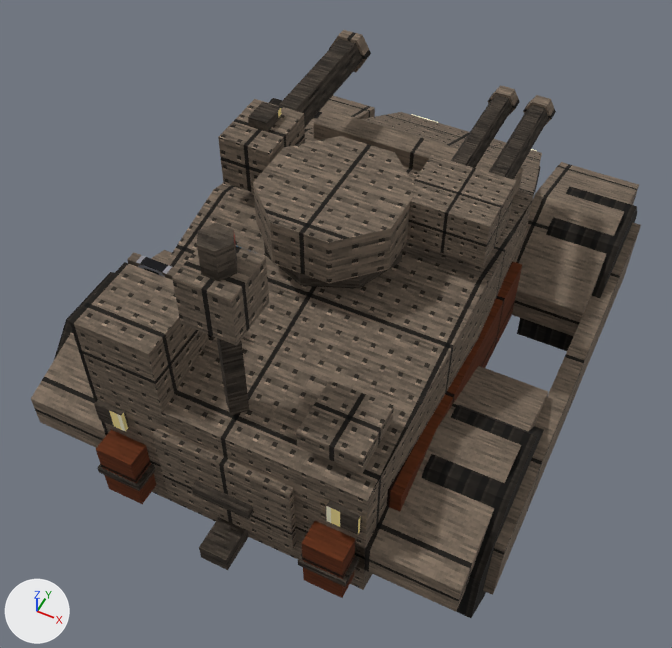
One commit to the Blender file tools/lowforge/models/prairie_dog.blend: the scene before it, then after it.
Before and after are seen from a 50 mm lens placed at (29.6, -67.0, 90.5), pointed at (0.1, -8.0, 16.7). Arrows for +X, +Y and +Z are at lower left; the lights stay in place. The picture after the commit comes second.

Objects in the first picture: 'arch.001', 'arch.002', 'arch.003', 'barrel', 'body', 'launcher', 'muzzle', 'pad', 'rear_hatch', 'receiver', 'receiver.001', 'sensor_head', 'sight', 'skirt', 'turret', 'wheel.003' and 22 more.
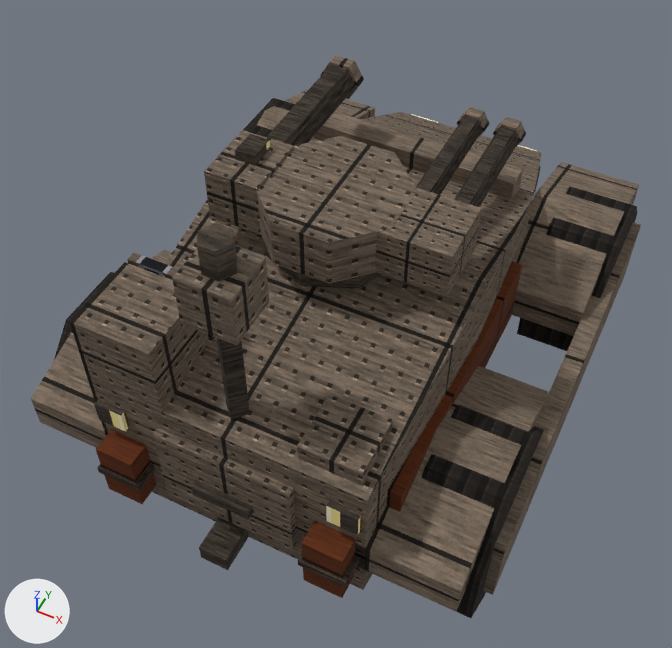
ob_hp_1 is not drawn itself; it is the parent of ob_receiver_001, ob_barrel_001, ob_muzzle_001, ob_barrel_002, ob_muzzle_002, ob_brace.

Changed parts and their boxes (x1, y1, x2, y2) in the pictures (672 x 648 px):
'receiver.001', moved: before (407, 155, 516, 267); after (375, 188, 482, 297)
'receiver', moved: before (218, 99, 305, 193); after (204, 130, 294, 234)
'pad', moved: before (296, 380, 394, 473); after (297, 395, 393, 486)
'barrel', moved: before (278, 39, 363, 127); after (266, 65, 356, 146)
'barrel.002', moved: before (489, 105, 549, 179); after (454, 127, 519, 207)
'barrel.001', moved: before (451, 95, 513, 168); after (416, 117, 482, 195)
'sight', moved: before (248, 102, 282, 132); after (235, 134, 270, 166)
'muzzle', moved: before (329, 30, 371, 72); after (320, 55, 364, 99)
'muzzle.002', moved: before (523, 95, 556, 125); after (493, 117, 526, 148)
'muzzle.001', moved: before (488, 85, 520, 116); after (457, 107, 490, 137)

The change in detail:
Object 'receiver' (ob_receiver) moves from (-10.3, -4.0, 33.0) to (-8.8, -9.0, 33.0).
Object 'barrel' (ob_barrel) moves from (-10.3, -4.0, 33.0) to (-8.8, -9.0, 33.0).
Object 'muzzle' (ob_muzzle) moves from (-10.3, -4.0, 33.0) to (-8.8, -9.0, 33.0).
Object 'sight' (ob_sight) moves from (-10.3, -4.0, 33.0) to (-8.8, -9.0, 33.0).
Object 'hp_1' (ob_hp_1) moves from (10.3, -4.0, 33.0) to (8.8, -9.0, 33.0).
Object 'pad' (ob_pad) moves from (10.0, -26.0, 28.0) to (10.0, -26.0, 26.0).
